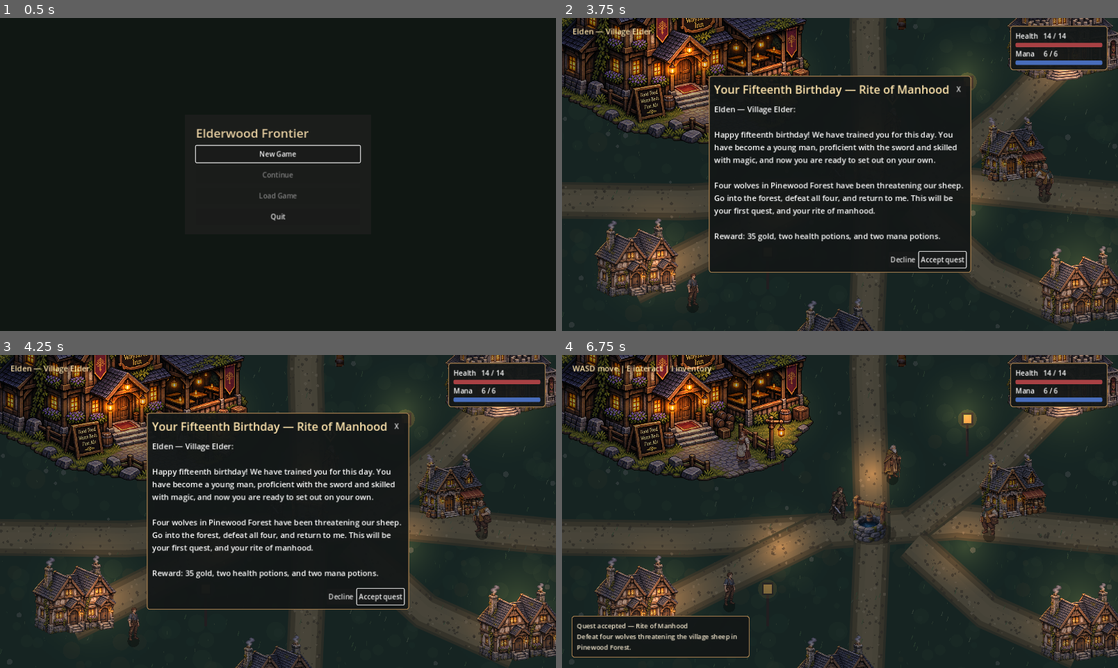
Above: before the commit, frames 1-4 (two rows, left to right).
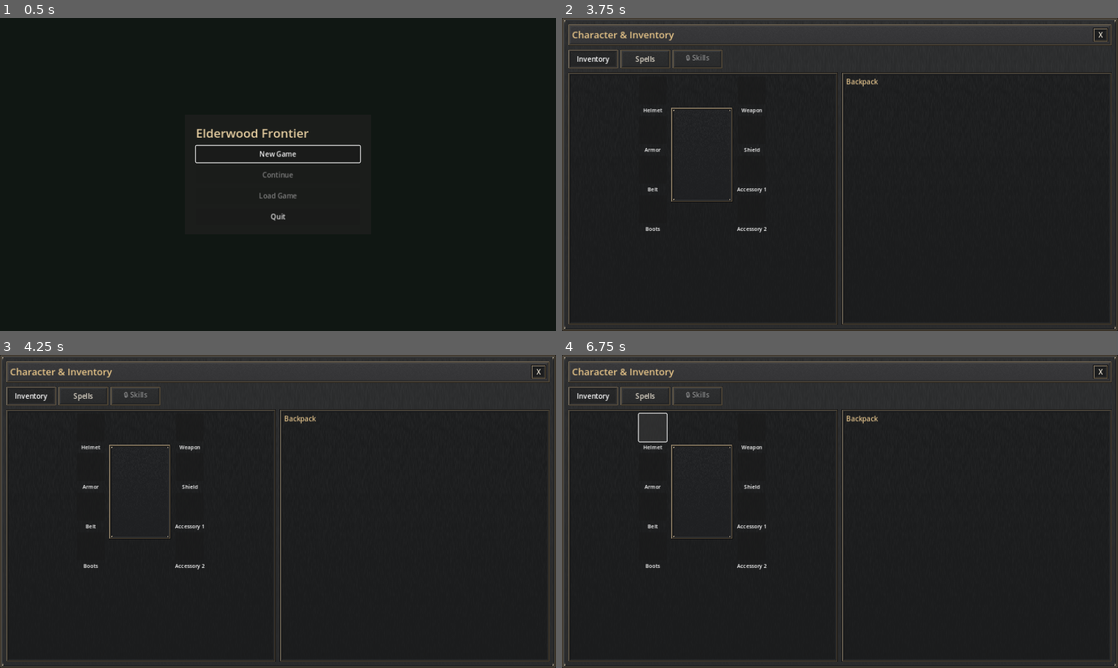
Above: after the commit, the same moments.

Repository: bhubler/elderwood-frontier-pc
Game: Godot game, scene res://scenes/game_menu.tscn
Two runs of this game, one before a commit and one after it. Both use one fixed random seed, a clock stepped at 60 frames per second and the inputs below.
Inputs (mouse positions are in pixels of both pictures, inside the frame that each line leads up to):
- Up to frame 1 (0.5 s): no input
- Up to frame 2 (3.75 s): click "New Game" at 0.5 s; click (1101, 33) at 1.25 s, where only the run after the commit has a clickable "X"; click (595, 58) at 2 s, where only the run after the commit has a clickable "Inventory"; click (645, 58) at 2.75 s, where only the run after the commit has a clickable "Spells"; click "HUMAN Frontier traveler / wea…" at 3.5 s
- Up to frame 3 (4.25 s): no input
- Up to frame 4 (6.75 s): click "Accept quest" at 4.25 s; click (940, 596) at 5 s, where only the run after the commit has a clickable "Accept quest"; click (901, 596) at 5.75 s, where only the run after the commit has a clickable "Decline"; click (650, 426) at 6.52 s

Frame 1 is identical in both runs. In frame 2, 37% of the frame differs, in the area x 0-100%, y 0-100%; in frame 3, 37%; in frame 4, 46%.
Error after the commit: Invalid assignment of property or key 'accessibility_name' with value of type 'String' on a base object of type 'OptionButton'. (res://scripts/village_interact…

Commit message:
Add full-screen paused character menu and backpack filters

Diff:
--- /dev/null
+++ b/scripts/character_menu_panel.gd
@@ -0,0 +1,8 @@
+extends PanelContainer
+
+signal close_requested
+
+func _input(event: InputEvent) -> void:
+    if visible and event is InputEventKey and event.pressed and not event.echo and event.keycode in [KEY_I, KEY_ESCAPE]:
+        get_viewport().set_input_as_handled()
+        close_requested.emit()
--- a/scripts/village_interactions.gd
+++ b/scripts/village_interactions.gd
@@ -42,6 +42,19 @@
 var item_action: Button
 var second_accessory_action: Button
 var inspected_item := ""
+const CharacterMenuPanel := preload("res://scripts/character_menu_panel.gd")
+const FILTERS := ["All", "Weapons", "Armor", "Food", "Potions", "Miscellaneous"]
+const CONSUMABLE_FILTERS := {
+    "bread": "Food", "healing_potion": "Potions",
+    "rite_health_potions": "Potions", "rite_mana_potions": "Potions",
+}
+var visible_backpack: Array[String] = []
+var backpack_filter := "All"
+var spell_list: Label
+var inventory_page: HBoxContainer
+var spells_page: PanelContainer
+var menu_tabs: ButtonGroup
+var inventory_tab: Button
 var inventory_panel: PanelContainer
 var pinewood_script: GDScript
 var notice_timer: Timer
@@ -272,14 +285,12 @@
     _show_message("Quest accepted — Rite of Manhood\n" + objective, 5.0)
 
 func _make_inventory_window() -> void:
-    inventory_panel = PanelContainer.new()
-    var inventory_center := CenterContainer.new()
-    add_child(inventory_center)
-    inventory_center.set_anchors_and_offsets_preset(Control.PRESET_FULL_RECT)
-    inventory_center.mouse_filter = Control.MOUSE_FILTER_IGNORE
-    inventory_panel.custom_minimum_size.x = 866
-    inventory_panel.mouse_filter = Control.MOUSE_FILTER_STOP
-    inventory_center.add_child(inventory_panel)
+    var panel := CharacterMenuPanel.new()
+    panel.process_mode = Node.PROCESS_MODE_ALWAYS
+    panel.close_requested.connect(_close_inventory)
+    inventory_panel = panel
+    add_child(panel)
+    panel.set_anchors_and_offsets_preset(Control.PRESET_FULL_RECT)
     inventory_panel.add_theme_stylebox_override("panel",
         InventoryFinish.surface(InventoryFinish.CHARCOAL, InventoryFinish.BRASS, 14, false, true))
     var layout := VBoxContainer.new()
@@ -303,7 +314,18 @@
     top.add_child(gold_label)
     PanelHeader.add_close_button(top, _close_inventory)
     InventoryFinish.style_button(top.get_node("CloseButton"), InventoryFinish.RECESS, InventoryFinish.BRASS, 4)
+    var tabs := HBoxContainer.new()
+    layout.add_child(tabs)
+    menu_tabs = ButtonGroup.new()
+    inventory_tab = _menu_tab(tabs, "Inventory", false)
+    inventory_tab.button_pressed = true
+    _menu_tab(tabs, "Spells", true)
+    var skills := _menu_tab(tabs, "🔒 Skills", false)
+    skills.disabled = true
+    skills.tooltip_text = "Skills are locked."
     var columns := HBoxContainer.new()
+    inventory_page = columns
+    columns.size_flags_vertical = Control.SIZE_EXPAND_FILL
     columns.add_theme_constant_override("separation", 9)
     layout.add_child(columns)
     var left := VBoxContainer.new()
@@ -333,6 +355,13 @@
     bag_title.text = "Backpack"
     bag_title.add_theme_color_override("font_color", Color("#dfc08a"))
     right.add_child(bag_title)
+    var filter := OptionButton.new()
+    filter.accessibility_name = "Backpack filter"
+    for category in FILTERS:
+        filter.add_item(category)
+    filter.item_selected.connect(_filter_backpack)
+    InventoryFinish.style_button(filter, InventoryFinish.RECESS, InventoryFinish.BRASS, 7)
+    right.add_child(filter)
     inventory_grid = GridContainer.new()
     inventory_grid.columns = 6
     inventory_grid.add_theme_constant_override("h_separation", 5)
@@ -356,13 +385,59 @@
     second_accessory_action.pressed.connect(_apply_inspected_item.bind("accessory_2"))
     right.add_child(second_accessory_action)
     InventoryFinish.style_button(second_accessory_action, Color("#3a3228"), InventoryFinish.BRASS, 7, false)
+    spells_page = PanelContainer.new()
+    spells_page.size_flags_vertical = Control.SIZE_EXPAND_FILL
+    spells_page.add_theme_stylebox_override("panel",
+        InventoryFinish.surface(InventoryFinish.RECESS, InventoryFinish.BRASS, 25, true))
+    layout.add_child(spells_page)
+    spell_list = Label.new()
+    spell_list.vertical_alignment = VERTICAL_ALIGNMENT_TOP
+    spell_list.add_theme_font_size_override("font_size", 20)
+    spell_list.add_theme_color_override("font_color", InventoryFinish.INK)
+    spells_page.add_child(spell_list)
+    spells_page.hide()
     var footer := Label.new()
-    footer.text = "Select gear to compare. Press I or Esc to close."
+    footer.text = "Paused  ·  I or Esc to close"
     footer.add_theme_font_size_override("font_size", 13)
     footer.add_theme_color_override("font_color", Color("#ad9c80"))
     layout.add_child(footer)
     _refresh_inventory()
     inventory_panel.hide()
+
+func _menu_tab(parent: HBoxContainer, title: String, spells: bool) -> Button:
+    var tab := Button.new()
+    tab.text = title
+    tab.toggle_mode = true
+    tab.button_group = menu_tabs
+    tab.custom_minimum_size.x = 116
+    tab.pressed.connect(_show_character_page.bind(spells))
+    InventoryFinish.style_button(tab, InventoryFinish.CHARCOAL, InventoryFinish.BRASS, 8, false)
+    parent.add_child(tab)
+    return tab
+
+func _show_character_page(spells: bool) -> void:
+    inventory_page.visible = not spells
+    spells_page.visible = spells
+    if spells:
+        spell_list.text = "Known Spells\n\nFireball\nRMB or F · 2 mana in Pinewood, 30 mana in frontier areas\nLaunch a bolt of fire toward your target."
+        var learned := bool(playthrough_progress.get_value("chapter", "spell_learned", false))
+        if inventory_only:
+            learned = get_parent().state.spell_learned
+        if learned:
+            spell_list.text += "\n\nSummon Skeleton\nQ · 45 mana in frontier areas\nRaise a skeleton to fight beside you."
+
+func _filter_backpack(index: int) -> void:
+    backpack_filter = FILTERS[index]
+    _refresh_inventory()
+
+func _item_category(item_id: String) -> String:
+    var data: Dictionary = item_data.get(item_id, {})
+    var kind: String = data.get("kind", "")
+    if kind == "weapon":
+        return "Weapons"
+    if kind in ["armor", "shield", "helmet", "boots", "belt"]:
+        return "Armor"
+    return data.get("category", CONSUMABLE_FILTERS.get(item_id, "Miscellaneous"))
 
 func _add_equipment_column(parent: HBoxContainer, kinds: Array) -> void:
     var column := VBoxContainer.new()
@@ -407,9 +482,15 @@
             var button := InventorySlot.new()
             button.pressed.connect(_select_backpack_slot.bind(i))
             inventory_grid.add_child(button)
+    visible_backpack.clear()
+    for item_id in backpack:
+        if backpack_filter == "All" or _item_category(item_id) == backpack_filter:
+            visible_backpack.append(item_id)
+    if inspected_item in backpack and inspected_item not in visible_backpack:
+        inspected_item = ""
     for i in range(BACKPACK_CAPACITY):
         var button := inventory_grid.get_child(i) as InventorySlot
-        var item_id := backpack[i] if i < backpack.size() else ""
+        var item_id := visible_backpack[i] if i < visible_backpack.size() else ""
         button.show_item(item_id, item_data.get(item_id, {}))
     _select_item(inspected_item)
 
@@ -438,8 +519,8 @@
         _refresh_inventory()
 
 func _select_backpack_slot(index: int) -> void:
-    if index < backpack.size():
-        _select_item(backpack[index])
+    if index < visible_backpack.size():
+        _select_item(visible_backpack[index])
 
 func _inspect_equipped(kind: String) -> void:
     _select_item(equipment.get(kind, ""))
@@ -756,8 +837,11 @@
         _show_message("Not enough mana. Give it a moment to recover.", 3.0)
 
 func _close_inventory() -> void:
+    if not inventory_open:
+        return
     inventory_open = false
     inventory_panel.hide()
+    get_tree().paused = false
 
 func _unhandled_key_input(event: InputEvent) -> void:
     if not event is InputEventKey or not event.pressed or event.echo:
@@ -768,21 +852,21 @@
         get_viewport().set_input_as_handled()
         return
     if event.keycode == KEY_I:
-        inventory_open = not inventory_open
+        if player.choosing_race:
+            return
+        inventory_open = true
         conversation_open = false
-        if inventory_open:
-            _refresh_inventory()
-            notice_timer.stop()
-            ui.hide()
-            inventory_panel.show()
-        else:
-            inventory_panel.hide()
+        _refresh_inventory()
+        notice_timer.stop()
+        ui.hide()
+        inventory_tab.set_pressed_no_signal(true)
+        _show_character_page(false)
+        inventory_panel.show()
+        get_tree().paused = true
         get_viewport().set_input_as_handled()
-    elif event.keycode == KEY_ESCAPE and (conversation_open or inventory_open):
+    elif event.keycode == KEY_ESCAPE and conversation_open:
         conversation_open = false
-        inventory_open = false
         ui.hide()
-        inventory_panel.hide()
         notice_timer.stop()
         get_viewport().set_input_as_handled()
     elif inventory_only:
